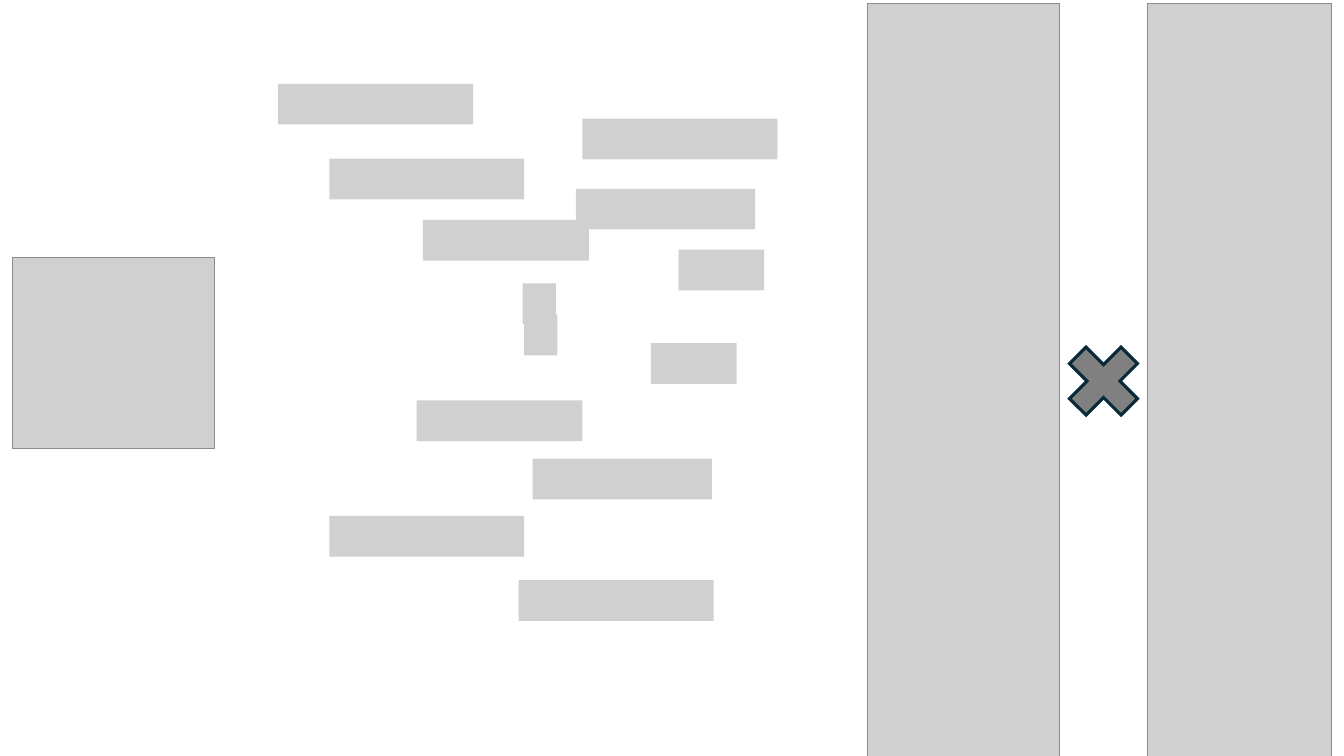
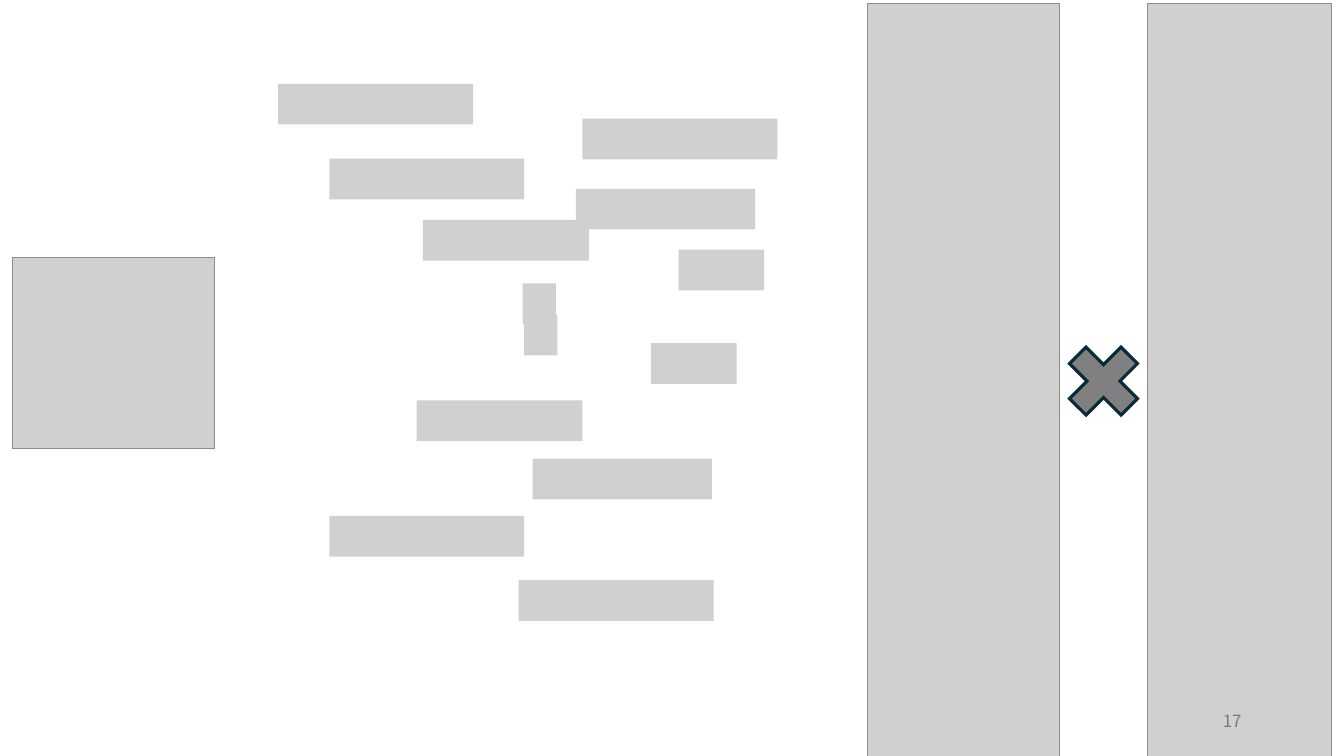
Before and after one commit to uj151133/my_quantum_simulator_with_gpu, a slide deck: slide 17 of docs/ark_theme_presentation_slide.pptx (slide 16 before the commit). Drawn at 1344x756 pixels with LibreOffice and Linux fonts; fonts in the diff are those of the drawing; grey boxes stand for pictures. Boxes give left, top, right and bottom in pixels: in the first picture for what was removed or moved away, otherwise in the second. Text is boxed around its words. In the diff, an @@ line names an element or a change of style, - is before the commit and + after.

```diff
--- a/docs/ark_theme_presentation_slide.pptx
+++ b/docs/ark_theme_presentation_slide.pptx
@@ page number added at box(1223, 715, 1242, 727), 12 pt, text #797979 @@
+17
```
Also in this commit, not shown: 9 other slides changed, 1 slide added, 35 other files.
